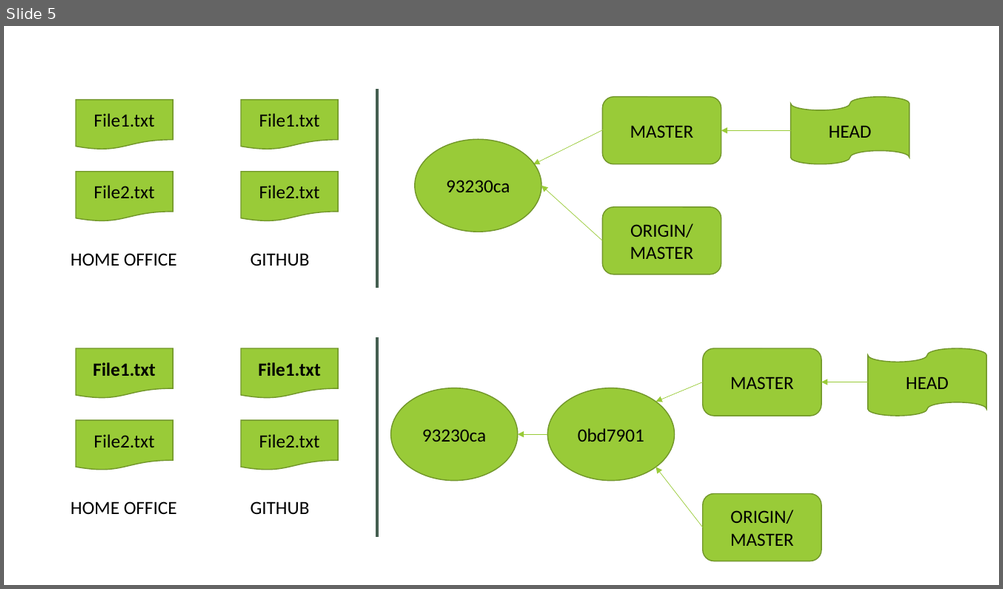
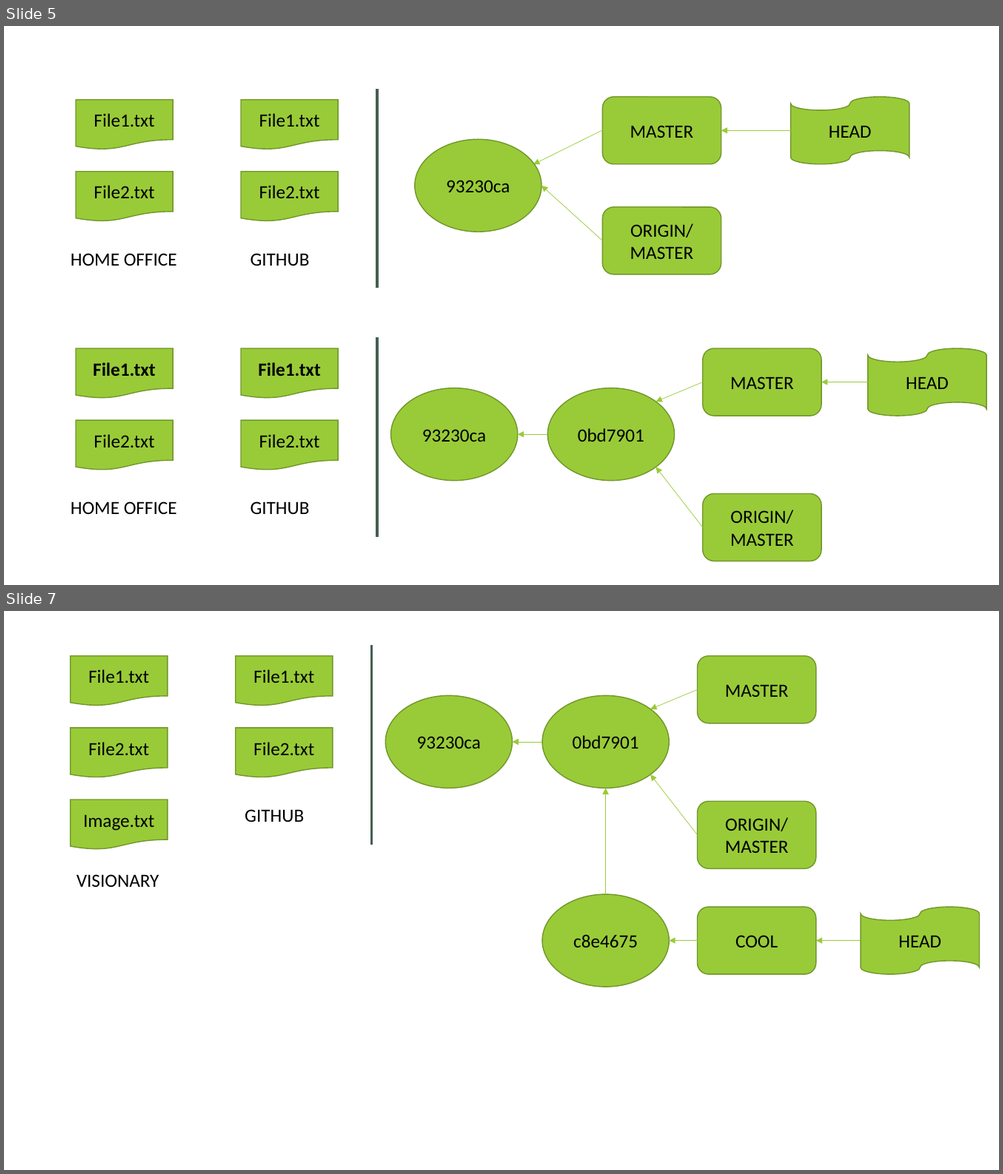
Before and after one commit to sergiorgiraldo/GitTraining, a slide deck: Presentation1.pptx. Shown one above the other, each under a label of ours: slide 5 before the commit, slides 5 and 7 after it; the slides between them are not shown. The pictures are 1003x589 and 1003x1174 pixels, drawn with LibreOffice and Linux fonts; fonts in the diff are those of the drawing. Boxes give left, top, right and bottom in pixels: in the first picture for what was removed or moved away, otherwise in the second. Text is boxed around its words. In the diff, an @@ line names an element or a change of style, - is before the commit and + after.

```diff
--- a/Presentation1.pptx
+++ b/Presentation1.pptx
@@ slide 7 added at bbox=[4, 611, 999, 1170], background #FFFFFF @@
@@ line added from (372, 645) to (372, 845), #455F51 2.75 pt @@
@@ flow chart document added at bbox=[71, 655, 168, 706], fill #99CB38, outline #719629 1 pt, 18 pt, text #000000 @@
+File1.txt
@@ flow chart document added at bbox=[236, 655, 333, 706], fill #99CB38, outline #719629 1 pt, 18 pt, text #000000 @@
+File1.txt
@@ rounded rectangle added at bbox=[697, 655, 816, 723], fill #99CB38, outline #719629 1 pt, 18 pt, text #000000 @@
+MASTER
@@ ellipse added at bbox=[385, 695, 512, 788], fill #99CB38, outline #719629 1 pt, 18 pt, text #000000 @@
+93230ca
@@ ellipse added at bbox=[542, 695, 669, 788], fill #99CB38, outline #719629 1 pt, 18 pt, text #000000 @@
+0bd7901
@@ arrow added from (697, 689) to (650, 709), #99CB38 0.5 pt @@
@@ flow chart document added at bbox=[71, 728, 168, 778], fill #99CB38, outline #719629 1 pt, 18 pt, text #000000 @@
+File2.txt
@@ flow chart document added at bbox=[236, 728, 333, 778], fill #99CB38, outline #719629 1 pt, 18 pt, text #000000 @@
+File2.txt
@@ arrow added from (542, 742) to (512, 742), #99CB38 0.5 pt @@
@@ arrow added from (697, 834) to (650, 775), #99CB38 0.5 pt @@
@@ flow chart document added at bbox=[71, 800, 168, 850], fill #99CB38, outline #719629 1 pt, 18 pt, text #000000 @@
+Image.txt
@@ text added at bbox=[244, 809, 304, 823], 18 pt, text #000000 @@
+GITHUB
@@ arrow added from (606, 894) to (606, 789), #99CB38 0.5 pt @@
@@ rounded rectangle added at bbox=[697, 801, 816, 869], fill #99CB38, outline #719629 1 pt, 18 pt, text #000000 @@
+ORIGIN/
+MASTER
@@ text added at bbox=[77, 874, 159, 887], 18 pt, text #000000 @@
+VISIONARY
@@ ellipse added at bbox=[542, 894, 669, 987], fill #99CB38, outline #719629 1 pt, 18 pt, text #000000 @@
+c8e4675
@@ rounded rectangle added at bbox=[697, 907, 816, 974], fill #99CB38, outline #719629 1 pt, 18 pt, text #000000 @@
+COOL
@@ flow chart punched tape added at bbox=[860, 907, 979, 974], fill #99CB38, outline #719629 1 pt, 18 pt, text #000000 @@
+HEAD
@@ arrow added from (697, 941) to (669, 941), #99CB38 0.5 pt @@
@@ arrow added from (860, 941) to (816, 941), #99CB38 0.5 pt @@
```
Also in this commit, not shown: 2 other slides added, 6 other files.
